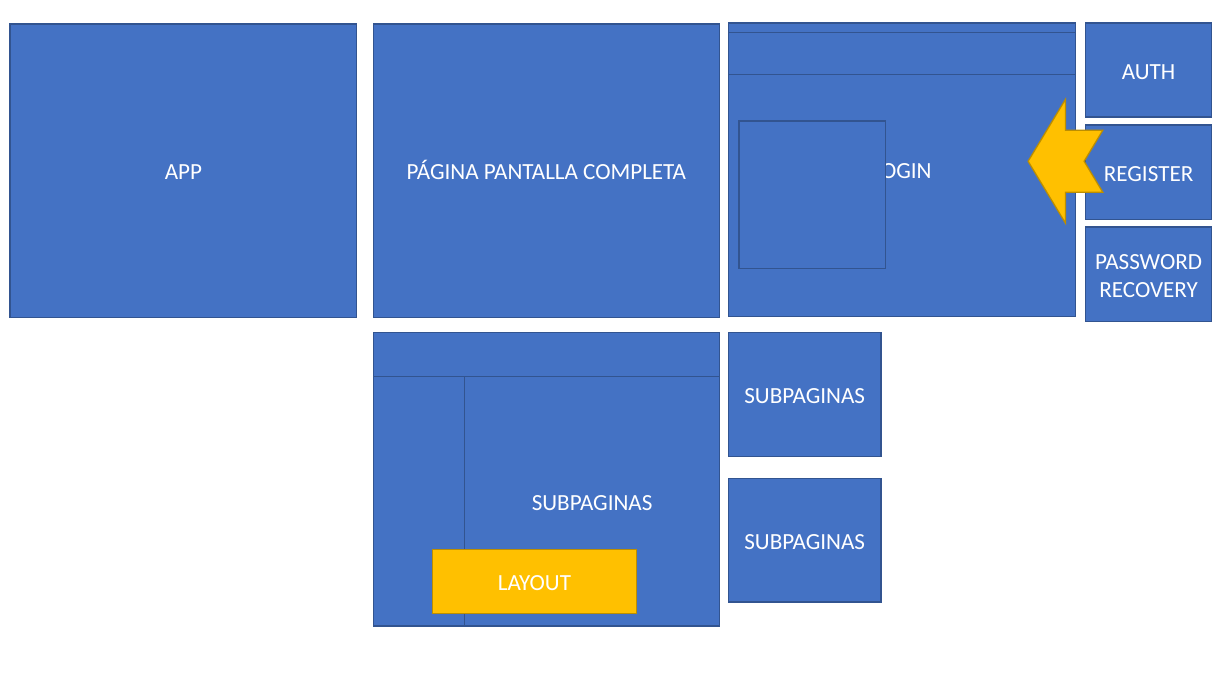
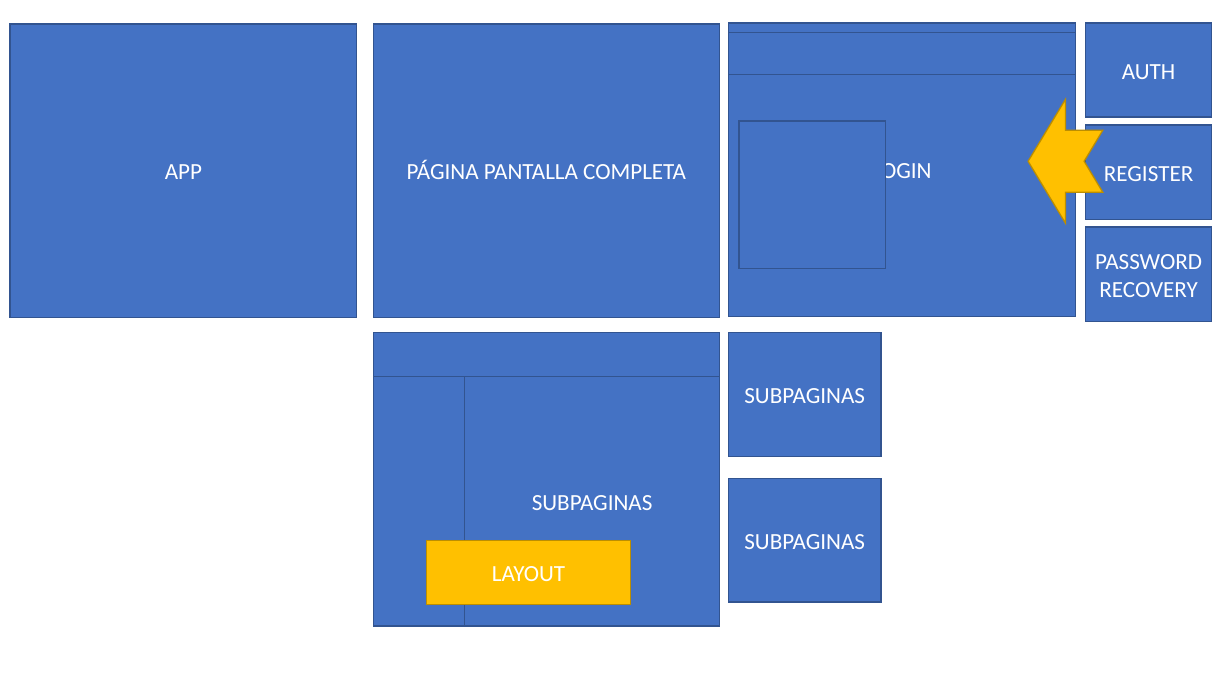
Before and after one commit to pasthortown/plantilla_desarrollo, a slide deck: slide 4 of Arquitectura.pptx. Drawn at 1232x693 pixels with LibreOffice and Linux fonts; fonts in the diff are those of the drawing. Boxes give left, top, right and bottom in pixels: in the first picture for what was removed or moved away, otherwise in the second. Text is boxed around its words. In the diff, an @@ line names an element or a change of style, - is before the commit and + after.

```diff
--- a/Arquitectura.pptx
+++ b/Arquitectura.pptx
@@ rectangle "LAYOUT": place and size @@
-rectangle "LAYOUT" at [433, 549, 637, 614]
+rectangle "LAYOUT" at [427, 541, 631, 605]
```
Also in this commit, not shown: 12 other files.
